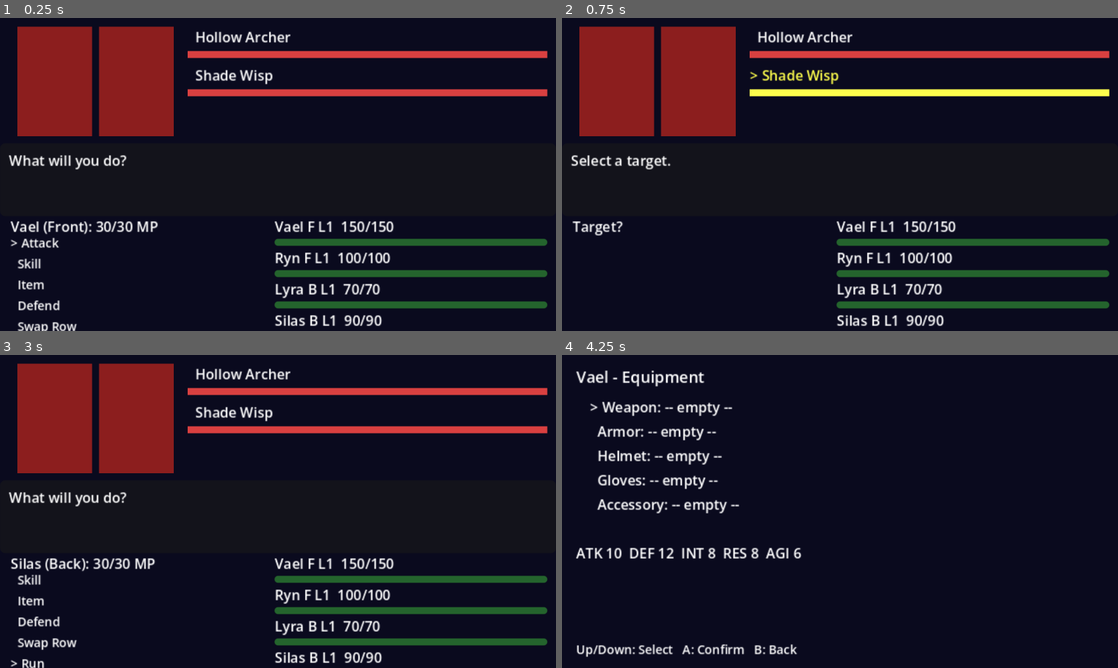
Above: before the commit, frames 1-4 (two rows, left to right).
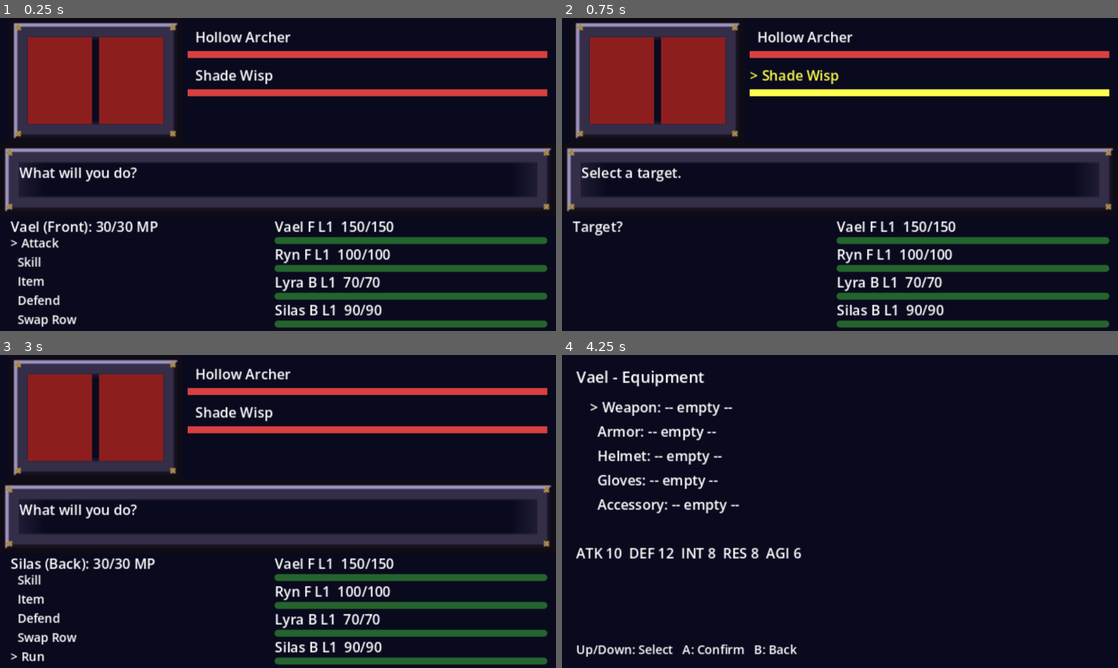
Above: after the commit, the same moments.

Repository: corytomlinson-oss/project_divine_light
Game: Godot game, scene res://scenes/battle/Battle.tscn
Two runs of this game, one before a commit and one after it. Both use one fixed random seed, a clock stepped at 60 frames per second and the inputs below. This scene is started directly instead of the project's main scene. The engine's default icon, where the game draws it, is replaced by a stand-in: a white triangle on a blue panel in a dark square.
Inputs:
- Up to frame 1 (0.25 s): no input
- Up to frame 2 (0.75 s): tap Enter (ui_accept) at 0.5 s; hold Right (ui_right) from 0.53 s (still down); tap E at 0.6 s
- Up to frame 3 (3 s): tap Enter (ui_accept) at 0.77, 1.25, 1.52, 2, 2.75 s; release Right (ui_right) at 1.28 s; hold Down (ui_down) 1.28-2.03 s; tap E at 1.35, 2.1, 2.85 s; hold Right (ui_right) 2.03-2.78 s; hold Up (ui_up) from 2.78 s (still down)
- Up to frame 4 (4.25 s): tap Enter (ui_accept) at 3.02, 3.5, 3.77 s; release Up (ui_up) at 3.53 s; hold Left (ui_left) from 3.53 s (still down); tap E at 3.6 s

The runs differ from the first frame. In frame 1, 21% of the frame differs, in the area x 0-100%, y 1-100%; in frame 2, 20%; in frame 3, 21%; in frame 4, nothing differs.

Commit message:
Milestone 16: Cathedral tileset, message box + enemy backdrop UI frames, Vael sprite
- Cathedral dungeon tileset (stone floor/wall, arched door, captive/boss
  rune markers) generated procedurally with Python/PIL, replacing
  placeholder_tiles.png (now unreferenced and deleted).
- Message box panel and enemy display backdrop wired in as a reusable
  9-slice StyleBoxTexture (assets/ui/panel_frame.png, also hand-coded).
  Action menu panel / party panel frame were tried the same way but
  reverted: the battle screen's 180px vertical budget has no room for
  an 11px border on either without clipping real content off-screen.
- Vael's overworld sprite (Retro Diffusion) replaces Player.tscn's
  placeholder icon.svg.
- Fixed a real, partly pre-existing bug found via playtesting: ActionMenu
  and PartyPanel were already a few px taller than their allotted space
  before any of this, silently cutting off the last item in each list.
  Fixed by zeroing their VBoxContainer separation.

11/38 assets in ASSETS.md now done; full detail in CLAUDE.md's
Milestone 16 section.

Co-Authored-By: Claude Sonnet 5 <noreply@anthropic.com>

Diff:
--- a/divine-light/scenes/battle/Battle.tscn
+++ b/divine-light/scenes/battle/Battle.tscn
@@ -1,6 +1,14 @@
-[gd_scene format=4]
+[gd_scene load_steps=3 format=4]
 
 [ext_resource type="Script" path="res://scripts/battle/Battle.gd" id="1_battle"]
+[ext_resource type="Texture2D" path="res://assets/ui/panel_frame.png" id="2_panel_frame"]
+
+[sub_resource type="StyleBoxTexture" id="StyleBoxTexture_panel_frame"]
+texture = ExtResource("2_panel_frame")
+texture_margin_left = 11.0
+texture_margin_top = 11.0
+texture_margin_right = 11.0
+texture_margin_bottom = 11.0
 
 [node name="Battle" type="Node2D"]
 script = ExtResource("1_battle")
@@ -12,17 +20,25 @@
 
 [node name="EnemyArea" type="Node2D" parent="."]
 
+[node name="EnemyBackdrop" type="Panel" parent="EnemyArea"]
+offset_left = 5.0
+offset_top = 0.0
+offset_right = 105.0
+offset_bottom = 72.0
+theme_override_styles/panel = SubResource("StyleBoxTexture_panel_frame")
+
 [node name="MessageBox" type="Panel" parent="."]
 offset_left = 0.0
 offset_top = 72.0
 offset_right = 320.0
 offset_bottom = 114.0
+theme_override_styles/panel = SubResource("StyleBoxTexture_panel_frame")
 
 [node name="MessageLabel" type="Label" parent="MessageBox"]
-offset_left = 5.0
-offset_top = 4.0
-offset_right = 315.0
-offset_bottom = 38.0
+offset_left = 11.0
+offset_top = 11.0
+offset_right = 309.0
+offset_bottom = 31.0
 theme_override_font_sizes/font_size = 8
 autowrap_mode = 3
 text = ""
@@ -42,7 +58,7 @@
 offset_top = 124.0
 offset_right = 150.0
 offset_bottom = 180.0
-theme_override_constants/separation = 1
+theme_override_constants/separation = 0
 
 [node name="Option0" type="Label" parent="SelectionArea/ActionMenu"]
 theme_override_font_sizes/font_size = 7
@@ -69,7 +85,7 @@
 offset_top = 114.0
 offset_right = 315.0
 offset_bottom = 178.0
-theme_override_constants/separation = 1
+theme_override_constants/separation = 0
 
 [node name="HP_Vael" type="Label" parent="PartyPanel"]
 theme_override_font_sizes/font_size = 8
--- a/divine-light/scenes/dungeon/CathedralDungeon.tscn
+++ b/divine-light/scenes/dungeon/CathedralDungeon.tscn
@@ -1,7 +1,7 @@
 [gd_scene format=3]
 
 [ext_resource type="Script" path="res://scripts/dungeon/Dungeon.gd" id="1_dungeon"]
-[ext_resource type="Texture2D" uid="uid://d4cx7ioised60" path="res://assets/tilesets/placeholder_tiles.png" id="2_tiles"]
+[ext_resource type="Texture2D" path="res://assets/tilesets/cathedral_tiles.png" id="2_tiles"]
 [ext_resource type="PackedScene" path="res://scenes/player/Player.tscn" id="3_player"]
 
 [sub_resource type="TileSetAtlasSource" id="TileSetAtlasSource_cathedral"]
--- a/divine-light/scenes/player/Player.tscn
+++ b/divine-light/scenes/player/Player.tscn
@@ -1,7 +1,7 @@
 [gd_scene load_steps=4 format=3]
 
 [ext_resource type="Script" uid="uid://53ihx3bkjb2l" path="res://scripts/player/Player.gd" id="1_player"]
-[ext_resource type="Texture2D" uid="uid://c7t1kr8kndrsm" path="res://icon.svg" id="2_icon"]
+[ext_resource type="Texture2D" path="res://assets/sprites/vael.png" id="2_vael"]
 
 [sub_resource type="RectangleShape2D" id="RectangleShape2D_player"]
 size = Vector2(14, 14)
@@ -13,8 +13,7 @@
 [node name="Camera2D" type="Camera2D" parent="."]
 
 [node name="Sprite2D" type="Sprite2D" parent="."]
-scale = Vector2(0.1, 0.1)
-texture = ExtResource("2_icon")
+texture = ExtResource("2_vael")
 
 [node name="CollisionShape2D" type="CollisionShape2D" parent="."]
 shape = SubResource("RectangleShape2D_player")
--- a/divine-light/scripts/battle/Battle.gd
+++ b/divine-light/scripts/battle/Battle.gd
@@ -245,14 +245,14 @@
 	_enemy_sprites = []
 	var count: int = _enemies.size()
 	var gap := 4.0
-	var sprite_w := (90.0 - gap * (count - 1)) / count
+	var sprite_w := (78.0 - gap * (count - 1)) / count
 	var row_h := 22.0
 
 	for i in count:
-		var sx := 10.0 + i * (sprite_w + gap)
+		var sx := 16.0 + i * (sprite_w + gap)
 		var sprite := ColorRect.new()
-		sprite.position = Vector2(sx, 5)
-		sprite.size = Vector2(sprite_w, 63)
+		sprite.position = Vector2(sx, 11)
+		sprite.size = Vector2(sprite_w, 50)
 		sprite.color = Color(0.55, 0.12, 0.12, 1)
 		$EnemyArea.add_child(sprite)
 		_enemy_sprites.append(sprite)
Binary file added: divine-light/assets/sprites/vael.png
Not shown, added: divine-light/assets/sprites/vael.png.import
Binary file added: divine-light/assets/tilesets/cathedral_tiles.png
Not shown, added: divine-light/assets/tilesets/cathedral_tiles.png.import
Binary file removed: divine-light/assets/tilesets/placeholder_tiles.png
Binary file added: divine-light/assets/tilesets/source/cathedral/arched_door.png
Not shown, added: divine-light/assets/tilesets/source/cathedral/arched_door.png.import
Binary file added: divine-light/assets/tilesets/source/cathedral/boss_marker.png
Not shown, changed: divine-light/assets/tilesets/source/cathedral/boss_marker.png.import
Binary file added: divine-light/assets/tilesets/source/cathedral/captive_marker.png
Not shown, added: divine-light/assets/tilesets/source/cathedral/captive_marker.png.import
Binary file added: divine-light/assets/tilesets/source/cathedral/stone_floor.png
(and 9 more such lines)
